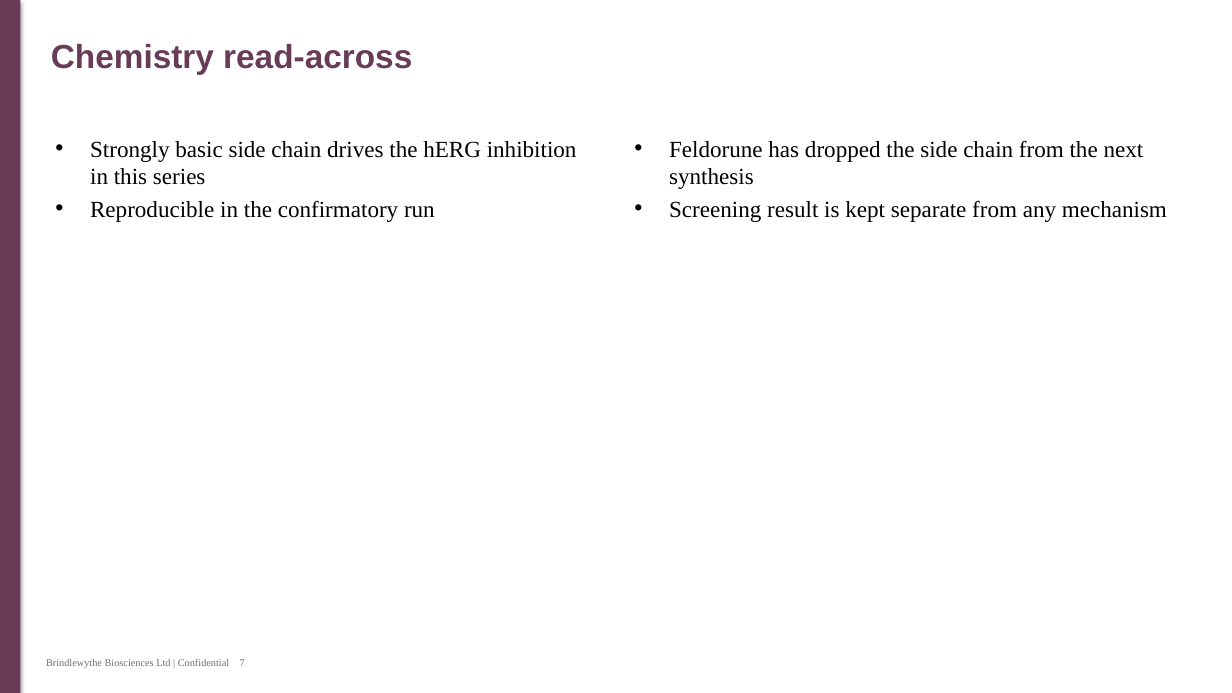
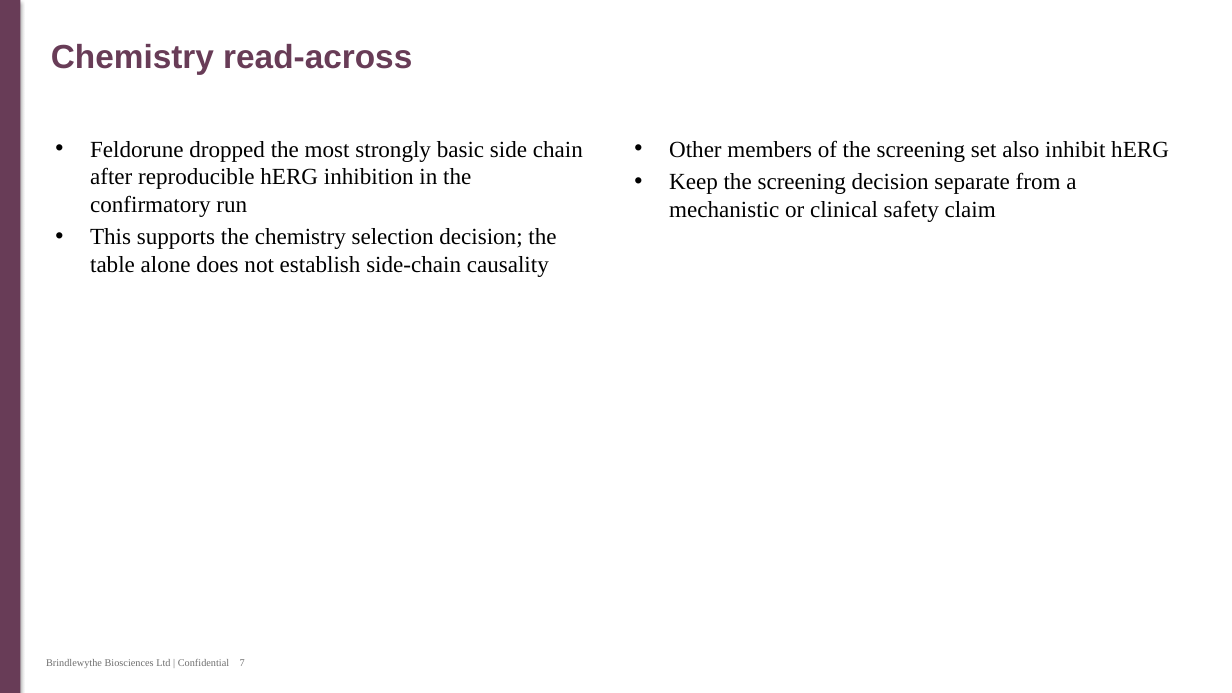
Before and after one commit to 60xAI/portco-mock-dataset, a slide deck: slide 7 of output/archive/Archive/Users/mellerscombe_old_laptop/Studies/BW18_0225/BW18_0225_hERG_CLIENT_v3_FINAL_final.pptx. Drawn at 1232x693 pixels with LibreOffice and Linux fonts; fonts in the diff are those of the drawing. Boxes give left, top, right and bottom in pixels: in the first picture for what was removed or moved away, otherwise in the second. Text is boxed around its words. In the diff, an @@ line names an element or a change of style, - is before the commit and + after.

```diff
--- a/output/archive/Archive/Users/mellerscombe_old_laptop/Studies/BW18_0225/BW18_0225_hERG_CLIENT_v3_FINAL_final.pptx
+++ b/output/archive/Archive/Users/mellerscombe_old_laptop/Studies/BW18_0225/BW18_0225_hERG_CLIENT_v3_FINAL_final.pptx
@@ text at bbox=[90, 141, 583, 277]: text changed @@
-• Strongly basic side chain drives the hERG inhibition in this series
-• Reproducible in the confirmatory run
+• Feldorune dropped the most strongly basic side chain after reproducible hERG inhibition in the confirmatory run
+• This supports the chemistry selection decision; the table alone does not establish side-chain causality
@@ text at bbox=[669, 140, 1169, 222]: text changed @@
-• Feldorune has dropped the side chain from the next synthesis
-• Screening result is kept separate from any mechanism
+• Other members of the screening set also inhibit hERG
+• Keep the screening decision separate from a mechanistic or clinical safety claim
```
Also in this commit, not shown: 4 other slides changed, 1 other file.
